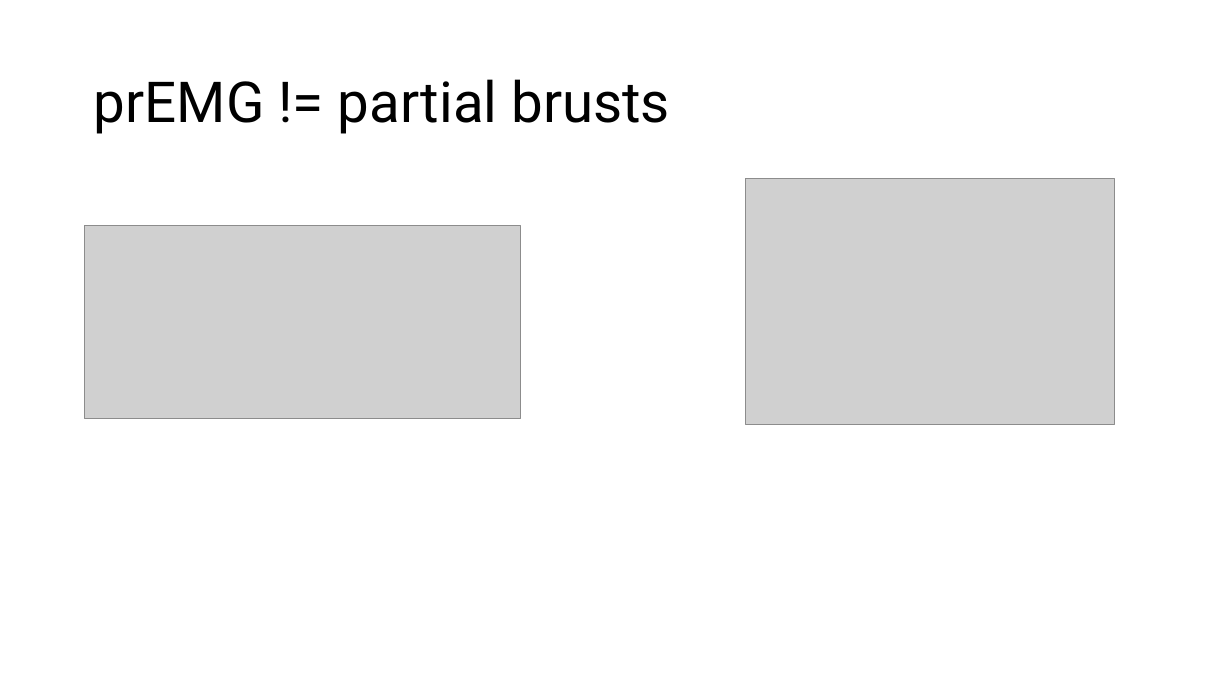
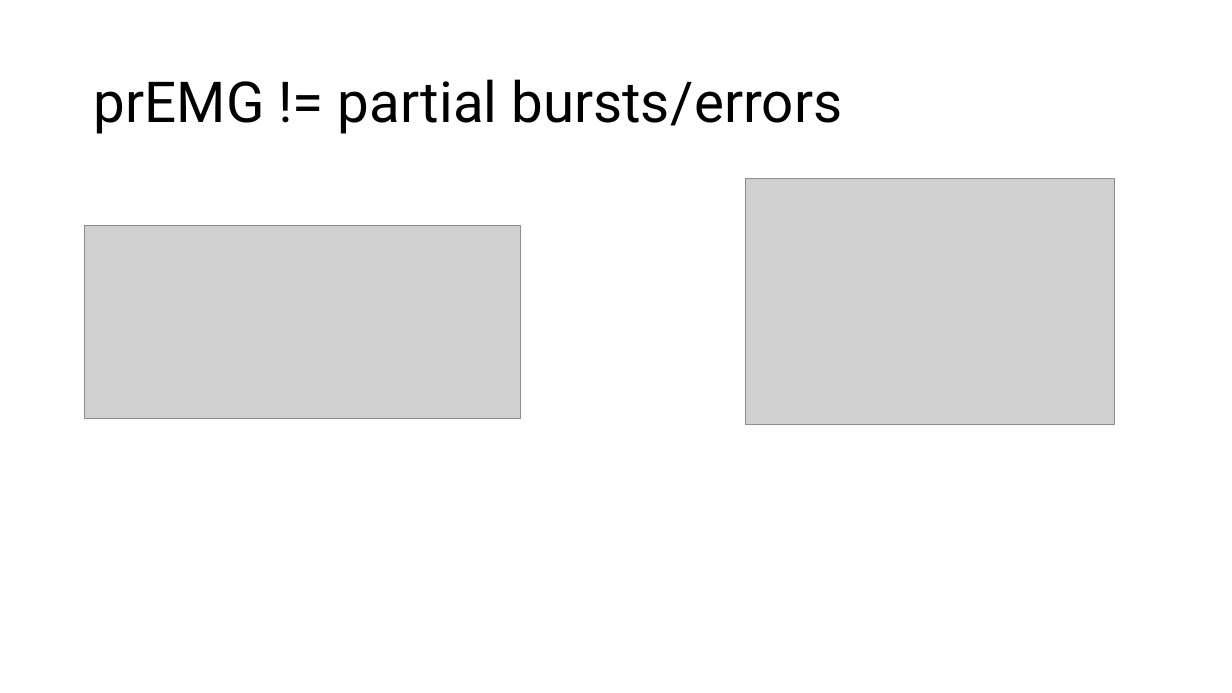
Before and after one commit to QWERTY-Liang/Anlysis_FDI_BCP, a slide deck: slide 4 of aaa_Slides/newpolit/behaviour for new polit.pptx. Drawn at 1232x693 pixels with LibreOffice and Linux fonts; fonts in the diff are those of the drawing; grey boxes stand for pictures. Boxes give left, top, right and bottom in pixels: in the first picture for what was removed or moved away, otherwise in the second. Text is boxed around its words. In the diff, an @@ line names an element or a change of style, - is before the commit and + after.

Commit message:
a3

```diff
--- a/aaa_Slides/newpolit/behaviour for new polit.pptx
+++ b/aaa_Slides/newpolit/behaviour for new polit.pptx
@@ title at [94,79,842,134]: text changed @@
-prEMG != partial brusts
+prEMG != partial bursts/errors
```
Also in this commit, not shown: 1 slide added.
